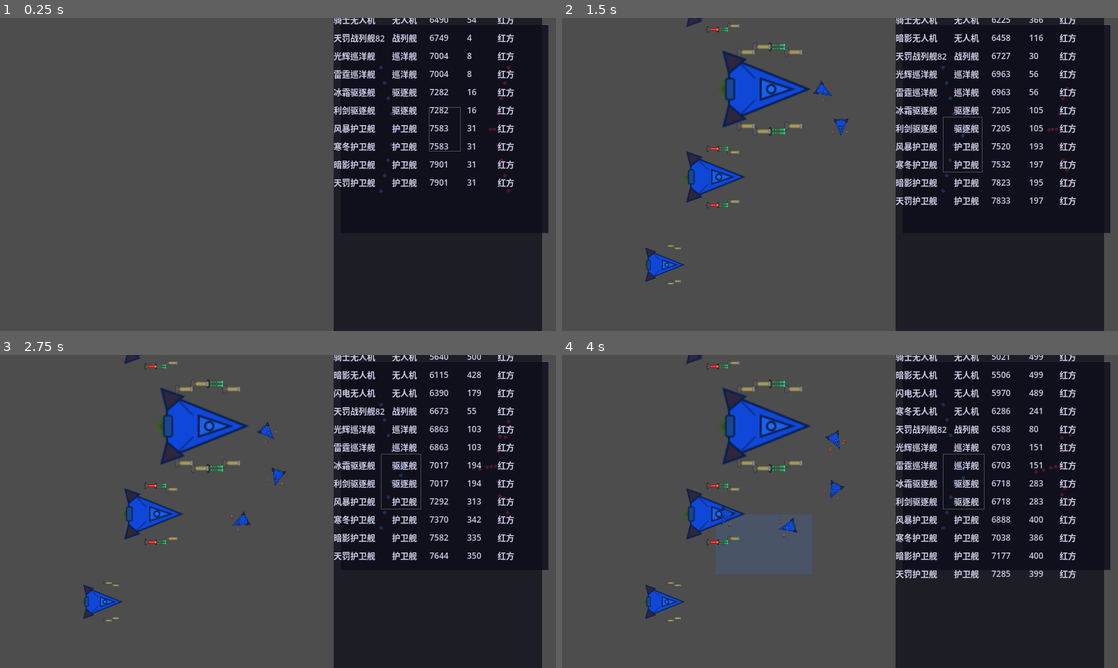
Above: before the commit, frames 1-4 (two rows, left to right).
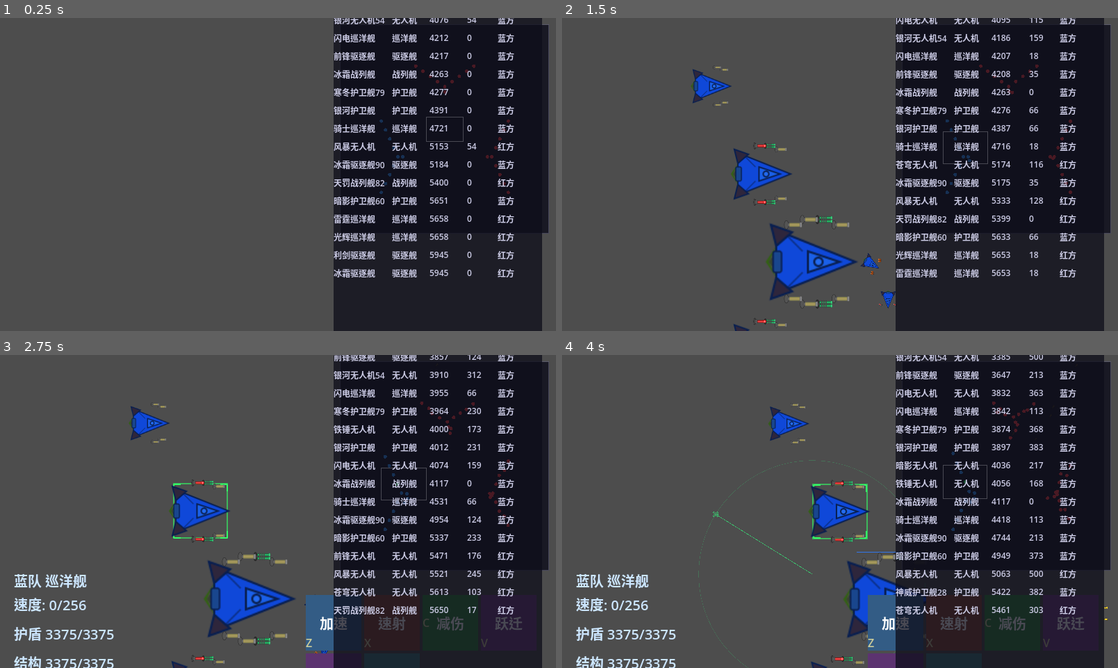
Above: after the commit, the same moments.

Repository: ZhanXuzhao/SpaceRTS
Game: Godot game, scene res://scenes/main.tscn
Two runs of this game, one before a commit and one after it. Both use one fixed random seed, a clock stepped at 60 frames per second and the inputs below.
Inputs (mouse positions are in pixels of both pictures, inside the frame that each line leads up to):
- Up to frame 1 (0.25 s): no input
- Up to frame 2 (1.5 s): click (1001, 21) at 0.52 s; tap Enter at 1.25 s; move the mouse to (962, 158) at 1.27 s; hold W from 1.28 s (still down); tap R at 1.35 s; click (962, 158) at 1.42 s
- Up to frame 3 (2.75 s): release W at 2 s; drag from (166, 527) to (205, 426) at 2.02 s
- Up to frame 4 (4 s): move the mouse to (895, 442) at 2.77 s; hold W 2.78-3.5 s; tap H at 2.85 s; drag from (812, 574) to (717, 514) at 3.52 s

The runs differ from the first frame. In frame 1, 4.5% of the frame differs, in the area x 60-93%, y 0-84%; in frame 2, 12%; in frame 3, 14%; in frame 4, 16%, in the area x 2-99%, y 0-100%.

Commit message:
feat: 增加黄队及三方阵营对抗
- Unit 新增 Team.YELLOW 阵营
- 三方出生构成等边三角形：蓝(右下) 红(左下) 黄(上)
- AI 控制器重构：支持阵营分配、目标优先级策略、1秒决策间隔
- 红方指挥官策略：优先攻击小船，黄方指挥官优先攻击大船
- 战场评估：优先攻击总 HP 更高的敌方阵营（削弱强者）
- 胜负判定改为三方独立计数，仅剩一方存活时结束
- 玩家（蓝方）可攻击红黄任意非蓝方目标

Diff:
--- a/scripts/ai_controller.gd
+++ b/scripts/ai_controller.gd
@@ -1,21 +1,38 @@
+class_name AiController
 extends Node
 
-## AI 控制器：负责红队的索敌和专属决策，通过 Unit 的公开命令接口下达指令。
-## 通用战术行为（环绕/保持距离/追逐）由 Unit._update_tactical 统一处理，不分阵营。
+## AI 控制器：负责指定阵营的索敌和决策，通过 Unit 的公开命令接口下达指令。
+## 通用战术行为（环绕/保持距离/追逐/自动技能）由 Unit 统一处理，不分阵营。
+## 决策间隔 1 秒，每次评估战场后选择目标阵营，再按优先级选择目标。
+
+enum TargetPref { SMALL_FIRST, BIG_FIRST }
+
+var all_units: Array[Unit] = []
+var _my_team: Unit.Team
+var _target_pref: TargetPref = TargetPref.SMALL_FIRST
+var _decision_timer: float = 0.0
+const DECISION_INTERVAL: float = 1.0
 
 
-var all_units: Array[Unit] = []
+func init(units: Array[Unit], team: Unit.Team, pref: TargetPref) -> void:
+	all_units = units
+	_my_team = team
+	_target_pref = pref
 
 
-func init(units: Array[Unit]) -> void:
-	all_units = units
+func process_ai(delta: float) -> void:
+	_decision_timer += delta
+	if _decision_timer < DECISION_INTERVAL:
+		return
+	_decision_timer = 0.0
 
+	# 评估战场：选择总战斗力最强的敌方阵营作为主攻目标
+	var focus_team = _evaluate_battlefield()
 
-func process_ai(_delta: float) -> void:
 	for unit in all_units:
 		if not is_instance_valid(unit) or unit.hull <= 0:
 			continue
-		if unit.team != Unit.Team.RED:
+		if unit.team != _my_team:
 			continue
 
 		# 1. 清理已死亡的目标引用
@@ -25,13 +42,34 @@
 		if unit.home_battleship != null and is_instance_valid(unit.home_battleship):
 			_process_drone_ai(unit)
 
-		# 3. 索敌
+		# 3. 索敌（从评估得出的敌方阵营中按优先级选择目标）
 		if unit._current_target == null:
-			_select_target(unit)
+			_select_target(unit, focus_team)
 
-		# 4. 战术决策（红队专属逻辑）
-		if unit._current_target != null:
-			_process_tactical(unit)
+
+# ----- 战场评估 -----
+
+## 计算各敌方阵营总 HP（护盾+结构），返回总 HP 最高的阵营（优先削弱强者）
+func _evaluate_battlefield() -> Unit.Team:
+	var hp: Dictionary = {}
+
+	for unit in all_units:
+		if not is_instance_valid(unit) or unit.hull <= 0:
+			continue
+		if unit.team == _my_team:
+			continue
+		var total = hp.get(unit.team, 0.0)
+		total += unit.shield + unit.hull
+		hp[unit.team] = total
+
+	var best_team := Unit.Team.RED
+	var best_hp := -INF
+	for team in hp:
+		if hp[team] > best_hp:
+			best_hp = hp[team]
+			best_team = team
+
+	return best_team
 
 
 # ----- 目标管理 -----
@@ -50,29 +88,81 @@
 		return
 
 	if is_instance_valid(mothership._current_target) and mothership._current_target.hull > 0:
-		# 母舰有目标 → 无人机攻击同一目标（如果当前空闲或正环绕母舰）
 		var orbiting_home = (unit._orbit_target_unit == mothership)
 		if unit._current_target == null or orbiting_home:
 			unit._current_target = mothership._current_target
 			unit._is_orbit = false
 	elif unit._current_target == null and not unit._is_moving and not unit._is_orbit:
-		# 母舰无目标且无人机空闲 → 环绕母舰
 		unit.orbit_target(mothership)
 
 
-func _select_target(unit) -> void:
-	# 检查是否有进攻性武器（非 PD）
+## 从指定阵营中按船型优先级选择目标，若无目标则尝试其他敌方阵营
+func _select_target(unit, focus_team: Unit.Team) -> void:
 	var has_offensive = _get_approach_range(unit) > 0
-	if has_offensive:
-		var enemy = _find_nearest_enemy(unit)
-		if enemy != null:
-			unit.attack_target(enemy)
-	else:
-		# 只有 PD → 环绕最大友军
+	if not has_offensive:
 		if not unit._is_orbit or not is_instance_valid(unit._orbit_target_unit):
 			var largest = _find_largest_friendly(unit)
 			if largest != null and largest != unit:
 				unit.orbit_target(largest)
+		return
+
+	var enemy = _find_best_target(unit, focus_team)
+	if enemy != null:
+		unit.attack_target(enemy)
+		return
+
+	# focus_team 全灭 → 攻击剩余敌方阵营
+	for team in [Unit.Team.BLUE, Unit.Team.RED, Unit.Team.YELLOW]:
+		if team == _my_team or team == focus_team:
+			continue
+		enemy = _find_best_target(unit, team)
+		if enemy != null:
+			unit.attack_target(enemy)
+			return
+
+
+## 在指定阵营中按优先级选择最佳目标，同级选最近的
+func _find_best_target(unit, target_team: Unit.Team) -> Unit:
+	var best: Unit = null
+	var best_priority := INF
+
+	for other in all_units:
+		if other == unit or not is_instance_valid(other) or other.hull <= 0:
+			continue
+		if other.team != target_team:
+			continue
+
+		var prio = _ship_class_priority(other.class_type)
+		if prio < best_priority:
+			best_priority = prio
+			best = other
+		elif prio == best_priority and best != null:
+			var d1 = unit.global_position.distance_to(other.global_position)
+			var d2 = unit.global_position.distance_to(best.global_position)
+			if d1 < d2:
+				best = other
+
+	return best
+
+
+## 根据策略返回船型优先级（越小越优先）
+func _ship_class_priority(sc: Unit.ShipClass) -> int:
+	match _target_pref:
+		TargetPref.SMALL_FIRST:
+			match sc:
+				Unit.ShipClass.DRONE: return 0
+				Unit.ShipClass.FRIGATE: return 1
+				Unit.ShipClass.DESTROYER: return 2
+				Unit.ShipClass.CRUISER: return 3
+				Unit.ShipClass.BATTLESHIP: return 4
+		TargetPref.BIG_FIRST:
+			match sc:
+				Unit.ShipClass.BATTLESHIP: return 0
+				Unit.ShipClass.CRUISER: return 1
+				Unit.ShipClass.DESTROYER: return 2
+				Unit.ShipClass.FRIGATE: return 3
+				Unit.ShipClass.DRONE: return 4
+	return 99
 
 
 func _find_largest_friendly(me: Unit) -> Unit:
@@ -90,13 +180,6 @@
 	return best
 
 
-# ----- 战术决策（红队专属逻辑，通用技能自动释放由 Unit._update_auto_skills 统一处理）-----
-
-func _process_tactical(_unit) -> void:
-	# 红队专属逻辑可放在此处，暂空
-	pass
-
-
 # ----- 工具函数 -----
 
 static func _get_approach_range(unit) -> float:
@@ -106,18 +189,3 @@
 			continue
 		min_r = min(min_r, w.attack_range * unit._weapon_range_mult)
 	return min_r if min_r < INF else 0.0
-
-
-static func _find_nearest_enemy(unit) -> Unit:
-	var nearest: Unit = null
-	var nearest_dist = INF
-	for other in unit.all_units:
-		if other == unit or not is_instance_valid(other) or other.hull <= 0:
-			continue
-		if other.team == unit.team:
-			continue
-		var dist = unit.global_position.distance_to(other.global_position)
-		if dist < nearest_dist:
-			nearest_dist = dist
-			nearest = other
-	return nearest
--- a/scripts/main.gd
+++ b/scripts/main.gd
@@ -58,7 +58,8 @@
 var _paused: bool = false
 
 # ----- AI 控制器 -----
-var _ai_controller: Node
+var _ai_controllers: Array = []
+const _AI_CTL_SCRIPT = preload("res://scripts/ai_controller.gd")
 
 # ----- 菜单覆图层（CanvasLayer 始终在顶层） -----
 var _overlay: CanvasLayer
@@ -119,9 +120,10 @@
 		else:
 			i += 1
 
-	# ---- AI 控制器（红队全部 AI 决策）----
-	if _ai_controller != null:
-		_ai_controller.process_ai(delta)
+	# ---- AI 控制器（红队/黄队 AI 决策）----
+	for ctl in _ai_controllers:
+		if ctl != null:
+			ctl.process_ai(delta)
 
 	# ---- 边缘滚屏 ----
 	_edge_scroll(delta)
@@ -176,23 +178,23 @@
 
 
 func _check_game_over() -> void:
-	var blue_alive := 0
-	var red_alive := 0
+	var alive: Dictionary = {}  # Team → count
 	for unit in _units:
 		if not is_instance_valid(unit) or unit.hull <= 0:
 			continue
-		if unit.team == Unit.Team.BLUE:
-			blue_alive += 1
+		alive[unit.team] = alive.get(unit.team, 0) + 1
+
+	# 只剩一个阵营存活时结束
+	if alive.keys().size() <= 1:
+		_game_over = true
+		if alive.has(Unit.Team.BLUE):
+			_winner = "蓝队"
+		elif alive.has(Unit.Team.RED):
+			_winner = "红队"
+		elif alive.has(Unit.Team.YELLOW):
+			_winner = "黄队"
 		else:
-			red_alive += 1
-
-	if blue_alive == 0:
-		_game_over = true
-		_winner = "红队"
-		_overlay.show(); _overlay.build_menu()
-	elif red_alive == 0:
-		_game_over = true
-		_winner = "蓝队"
+			_winner = "无"
 		_overlay.show(); _overlay.build_menu()
 
 
@@ -477,10 +479,10 @@
 		return
 
 	if skill_idx == 4:
-		# 减速：查找目标
+		# 减速：查找目标（任何非蓝方单位）
 		var target: Unit = null
 		for unit in _units:
-			if not is_instance_valid(unit) or unit.hull <= 0 or unit.team != Unit.Team.RED:
+			if not is_instance_valid(unit) or unit.hull <= 0 or unit.team == Unit.Team.BLUE:
 				continue
 			var size = unit.collision_shape.shape.size
 			var half = size / 2
@@ -648,10 +650,17 @@
 
 
 func _ai_controller_init() -> void:
-	var ctl = load("res://scripts/ai_controller.gd")
-	_ai_controller = ctl.new()
-	_ai_controller.init(_units)
-	add_child(_ai_controller)
+	# 红方指挥官：优先攻击小船
+	var ai_red = _AI_CTL_SCRIPT.new()
+	ai_red.init(_units, Unit.Team.RED, _AI_CTL_SCRIPT.TargetPref.SMALL_FIRST)
+	add_child(ai_red)
+	_ai_controllers.append(ai_red)
+
+	# 黄方指挥官：优先攻击大船
+	var ai_yellow = _AI_CTL_SCRIPT.new()
+	ai_yellow.init(_units, Unit.Team.YELLOW, _AI_CTL_SCRIPT.TargetPref.BIG_FIRST)
+	add_child(ai_yellow)
+	_ai_controllers.append(ai_yellow)
 
 
 func _find_unit_at_world(world_pos: Vector2) -> Unit:
@@ -668,7 +677,7 @@
 
 func _find_enemy_at_world(world_pos: Vector2) -> Unit:
 	for unit in _units:
-		if not is_instance_valid(unit) or unit.team != Unit.Team.RED:
+		if not is_instance_valid(unit) or unit.team == Unit.Team.BLUE:
 			continue
 		if unit.hull <= 0:
 			continue
@@ -867,8 +876,9 @@
 		[Unit.ShipClass.FRIGATE, 4],
 	]
 
-	_spawn_fleet(Unit.Team.BLUE, 250, fleet)
-	_spawn_fleet(Unit.Team.RED, 7000, fleet)
+	_spawn_fleet(Unit.Team.BLUE, 800, fleet)
+	_spawn_fleet(Unit.Team.RED, 6200, fleet)
+	_spawn_fleet(Unit.Team.YELLOW, 3500, fleet, -2800)
 
 	# 镜头缩放到刚好显示双方所有舰队
 	_fit_camera_to_fleets()
@@ -877,20 +887,29 @@
 const V_SPREAD_ANGLE := 120.0       # V字翅膀展开角度（度）
 const SPRITE_BASE_SIZE := 64.0       # 飞船精灵基准尺寸（像素）
 
-func _spawn_fleet(team: Unit.Team, center_x: int, fleet: Array[Array]) -> void:
-	var color = Color(0.2, 0.5, 1.0) if team == Unit.Team.BLUE else Color(1.0, 0.25, 0.25)
-	var y_center = 500.0
-	# 舰队前进方向：蓝队向右（→），红队向左（←）
-	var forward = 1 if team == Unit.Team.BLUE else -1
+func _spawn_fleet(team: Unit.Team, center_x: int, fleet: Array[Array], center_y: float = 500.0, facing_rotation: float = NAN) -> void:
+	var color: Color
+	var forward_dir: Vector2
+	match team:
+		Unit.Team.BLUE:
+			color = Color(0.2, 0.5, 1.0)
+			forward_dir = Vector2.RIGHT
+		Unit.Team.RED:
+			color = Color(1.0, 0.25, 0.25)
+			forward_dir = Vector2.LEFT
+		Unit.Team.YELLOW:
+			color = Color(1.0, 0.8, 0.1)
+			forward_dir = Vector2.DOWN
+	var y_center = center_y
 
 	# V字翅膀方向：从尖端向后延伸并向外展开
 	var half_angle = deg_to_rad(V_SPREAD_ANGLE / 2.0)
-	var backward = Vector2(-forward, 0.0)
+	var backward = -forward_dir
 	var wing_up   = backward.rotated( half_angle)   # 上翼（向后+向上）
 	var wing_down = backward.rotated(-half_angle)   # 下翼（向后+向下）
 
 	# 出生朝向与 V 字尖端一致
-	var v_rotation = 0.0 if forward > 0 else -PI
+	var v_rotation = forward_dir.angle() if is_nan(facing_rotation) else facing_rotation
 
 	# 计算每种船型的尺寸倍率
 	var class_size: Dictionary = {}  # ShipClass → size_mult
--- a/scripts/overlay.gd
+++ b/scripts/overlay.gd
@@ -36,6 +36,8 @@
 		var is_victory = main._winner == "蓝队"
 		_title.text = "胜利！" if is_victory else "失败！"
 		_title.add_theme_color_override("font_color", Color(0.3, 1.0, 0.5) if is_victory else Color(1.0, 0.3, 0.3))
+		if main._winner == "黄队":
+			_title.add_theme_color_override("font_color", Color(1.0, 0.8, 0.1))
 		_subtitle.text = main._winner + "获胜"
 		_subtitle.visible = true
 		_resume_btn.visible = false
--- a/scripts/unit.gd
+++ b/scripts/unit.gd
@@ -1,7 +1,7 @@
 class_name Unit
 extends Area2D
 
-enum Team { BLUE, RED }
+enum Team { BLUE, RED, YELLOW }
 enum ShipClass { DRONE, FRIGATE, DESTROYER, CRUISER, BATTLESHIP }
 enum AttackMode { FREE_FIRE, KEEP_DISTANCE, ORBIT_SHOOT }
 
